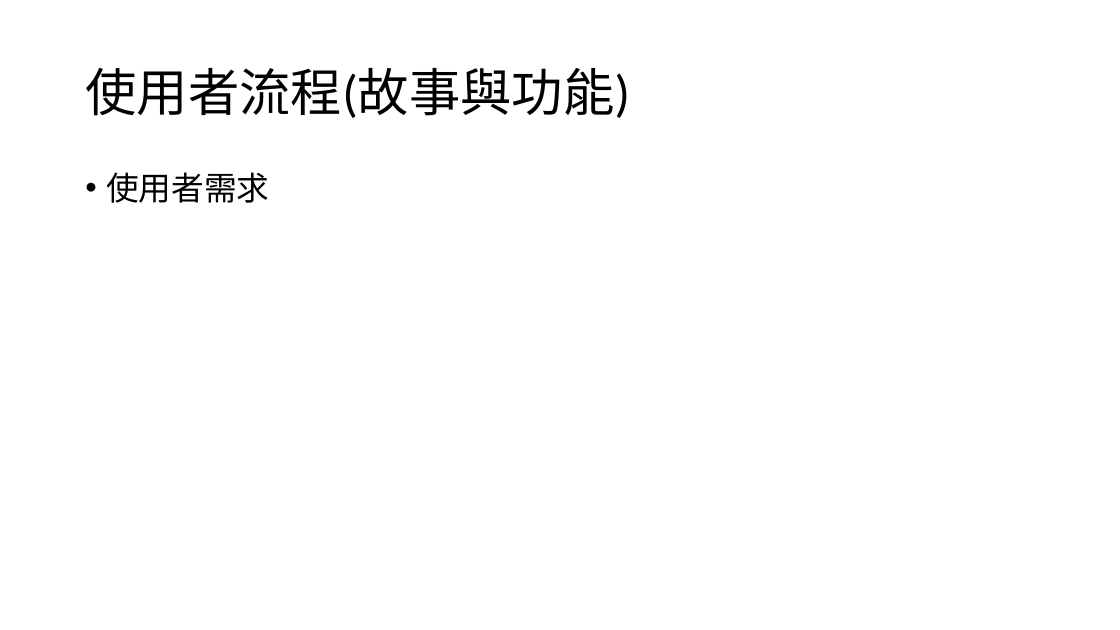
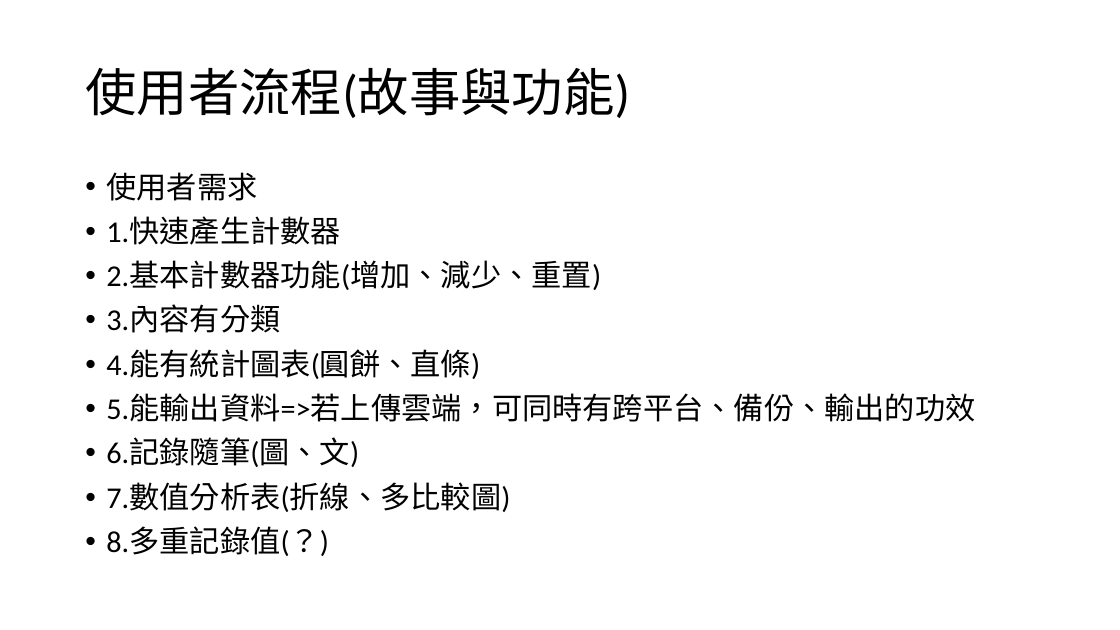
Before and after one commit to wubrother18/card_book_flutter, a slide deck: slide 5 of 小卡冊專案計劃.pptx. Drawn at 1120x630 pixels with LibreOffice and Linux fonts; fonts in the diff are those of the drawing. Boxes give left, top, right and bottom in pixels: in the first picture for what was removed or moved away, otherwise in the second. Text is boxed around its words. In the diff, an @@ line names an element or a change of style, - is before the commit and + after.

```diff
--- a/小卡冊專案計劃.pptx
+++ b/小卡冊專案計劃.pptx
@@ text at (x1=106, y1=172, x2=257, y2=201): size 28 to 25.9 pt in "使用者需求" @@
@@ text at (x1=106, y1=217, x2=975, y2=556): paragraphs added @@
+• 1.快速產生計數器
+• 2.基本計數器功能(增加、減少、重置)
+• 3.內容有分類
+• 4.能有統計圖表(圓餅、直條)
+• 5.能輸出資料=>若上傳雲端，可同時有跨平台、備份、輸出的功效
+• 6.記錄隨筆(圖、文)
+• 7.數值分析表(折線、多比較圖)
+• 8.多重記錄值(？)
```
Also in this commit, not shown: 3 other slides changed, 1 slide added, 4 other files.
